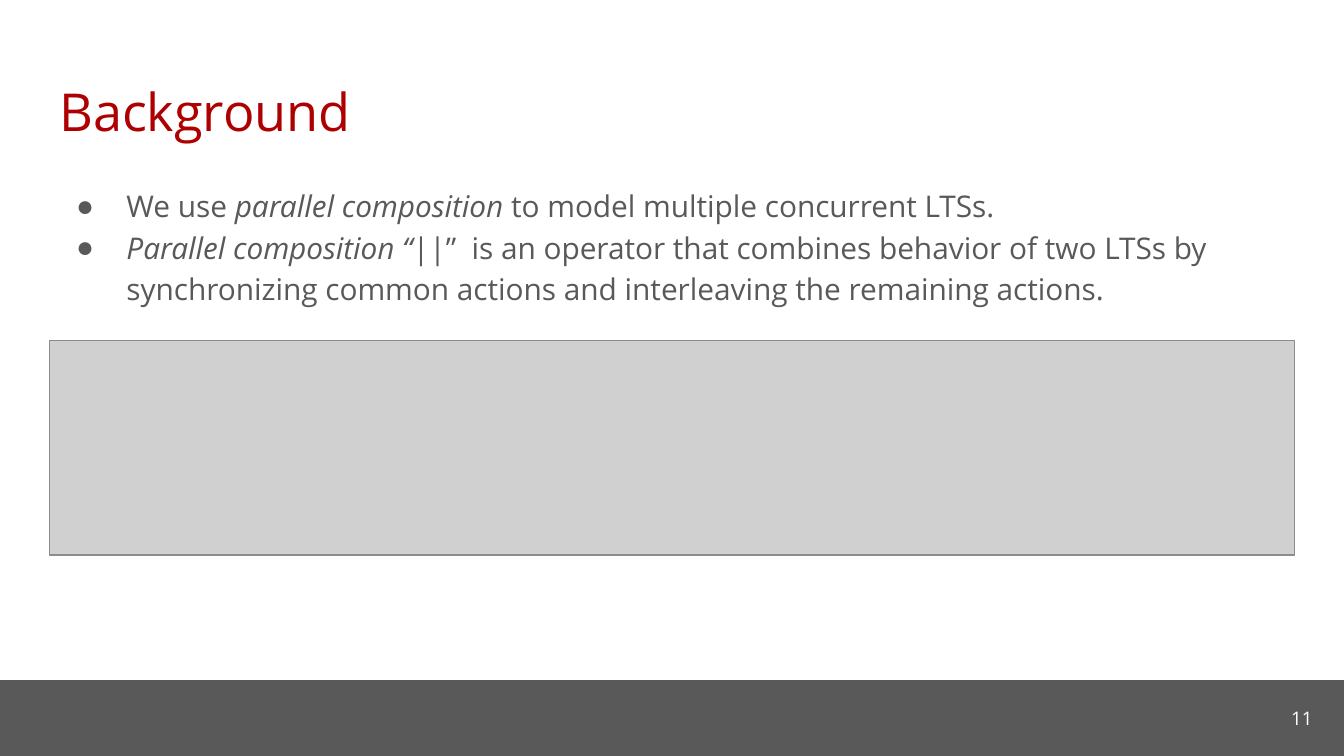
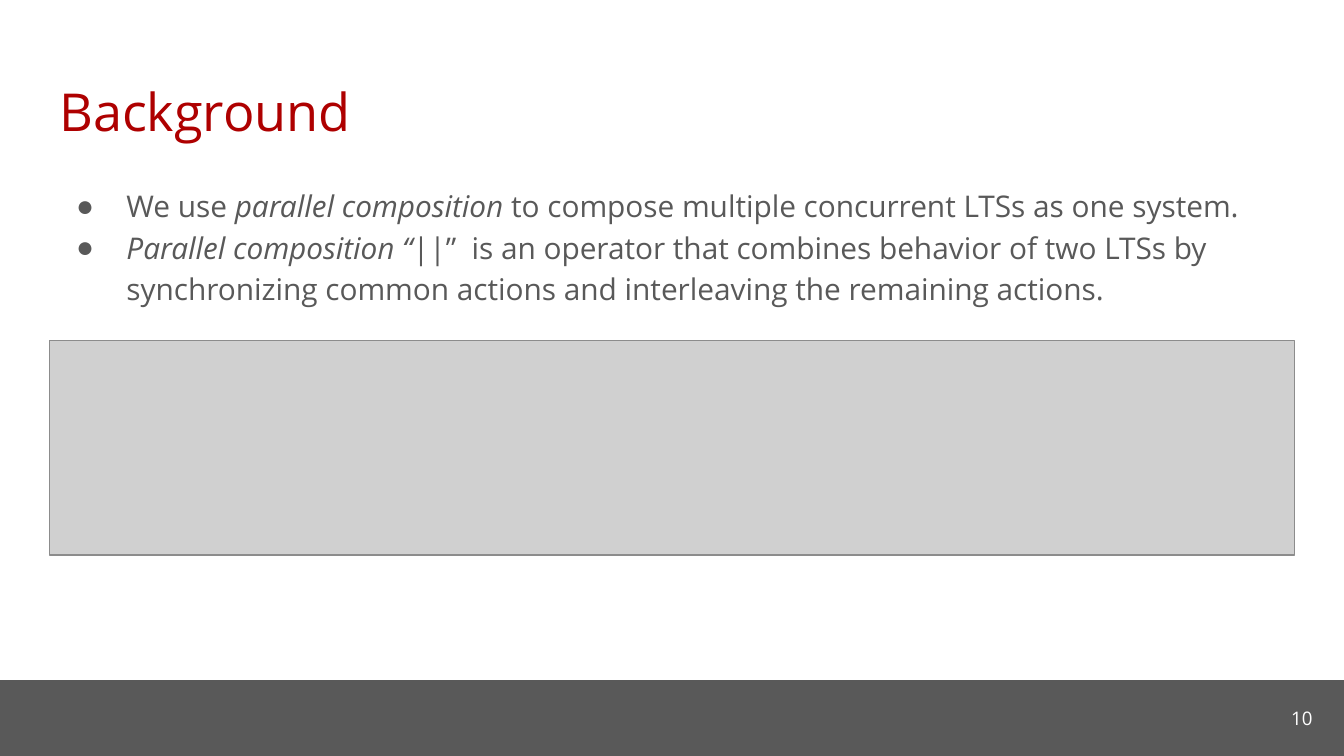
Before and after one commit to cmu-soda/Robustness, a slide deck: slide 10 of Robustness.pptx (slide 11 before the commit). Drawn at 1344x756 pixels with LibreOffice and Linux fonts; fonts in the diff are those of the drawing; grey boxes stand for pictures; background and template pictures are left out. Boxes give left, top, right and bottom in pixels: in the first picture for what was removed or moved away, otherwise in the second. Text is boxed around its words. In the diff, an @@ line names an element or a change of style, - is before the commit and + after.

```diff
--- a/Robustness.pptx
+++ b/Robustness.pptx
@@ text at box(126, 194, 1238, 224): text changed @@
-● We use parallel composition to model multiple concurrent LTSs.
+● We use parallel composition to compose multiple concurrent LTSs as one system.
@@ page number at box(1291, 711, 1312, 725): text changed @@
-11
+10
```
Also in this commit, not shown: 19 other slides changed, 3 slides added, 3 slides removed.
